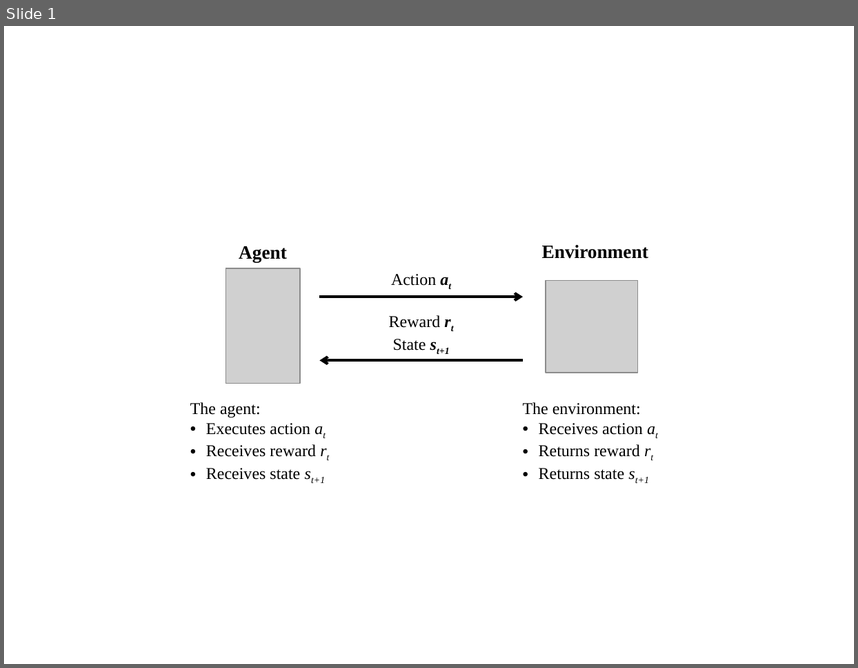
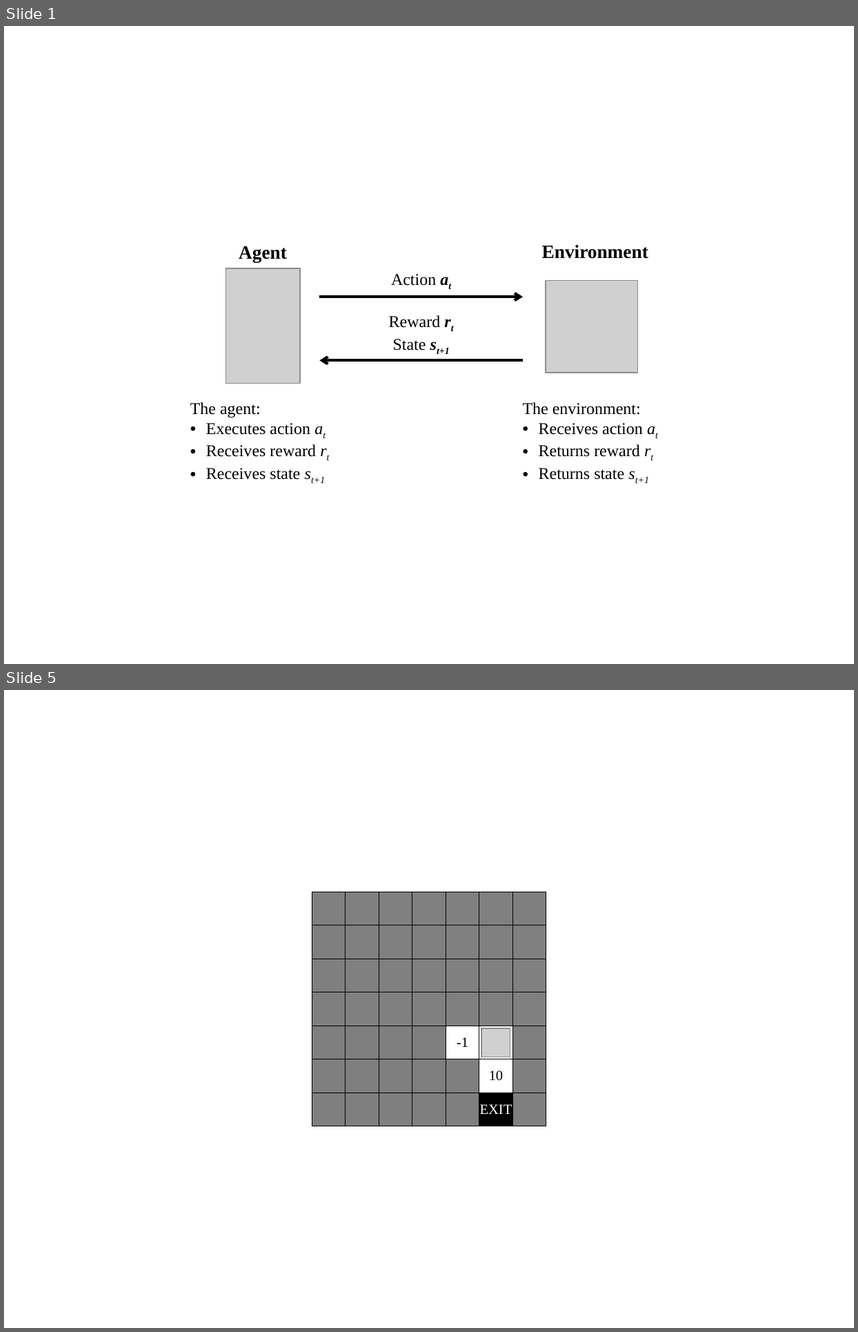
Before and after one commit to simontamayo/tutorial_rl, a slide deck: images/figs_tutorial.pptx. Shown one above the other, each under a label of ours: slide 1 before the commit, slides 1 and 5 after it; the slides between them are not shown. The pictures are 858x668 and 858x1332 pixels, drawn with LibreOffice and Linux fonts; fonts in the diff are those of the drawing; grey boxes stand for pictures. Boxes give left, top, right and bottom in pixels: in the first picture for what was removed or moved away, otherwise in the second. Text is boxed around its words. In the diff, an @@ line names an element or a change of style, - is before the commit and + after.

```diff
--- a/images/figs_tutorial.pptx
+++ b/images/figs_tutorial.pptx
@@ slide 5 added at (4, 690, 854, 1328), background #FFFFFF @@
@@ table added at (312, 891, 544, 1126), 7 rows, 7 columns @@
+ |  |  |  |  |  | 
+ |  |  |  |  |  | 
+ |  |  |  |  |  | 
+ |  |  |  |  |  | 
+ |  |  |  | -1 |  | 
+ |  |  |  |  | 10 | 
+ |  |  |  |  | EXIT | 
@@ picture added at (481, 1028, 510, 1057) @@
```
Also in this commit, not shown: 3 other slides added, 1 other file.
